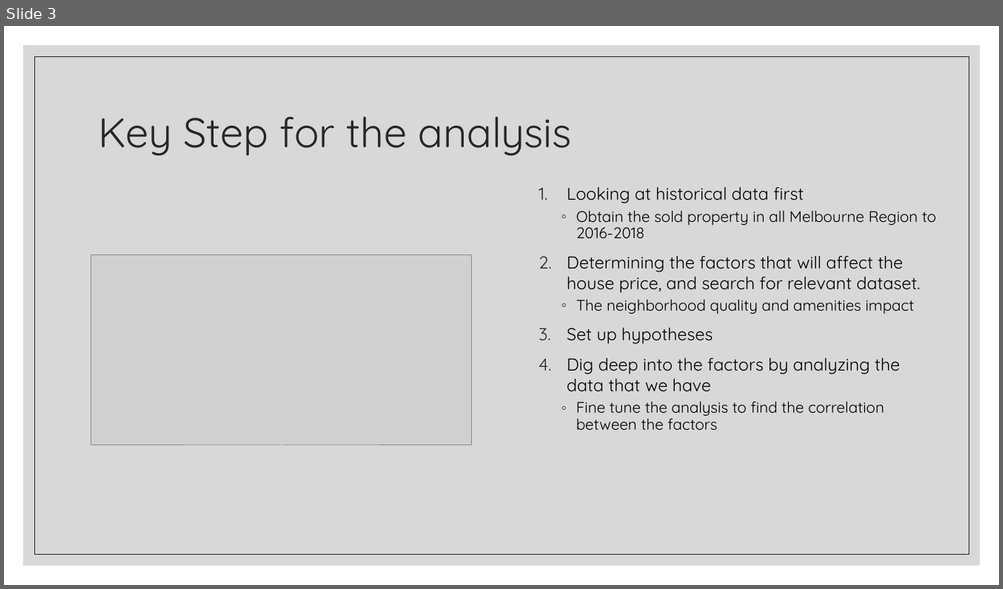
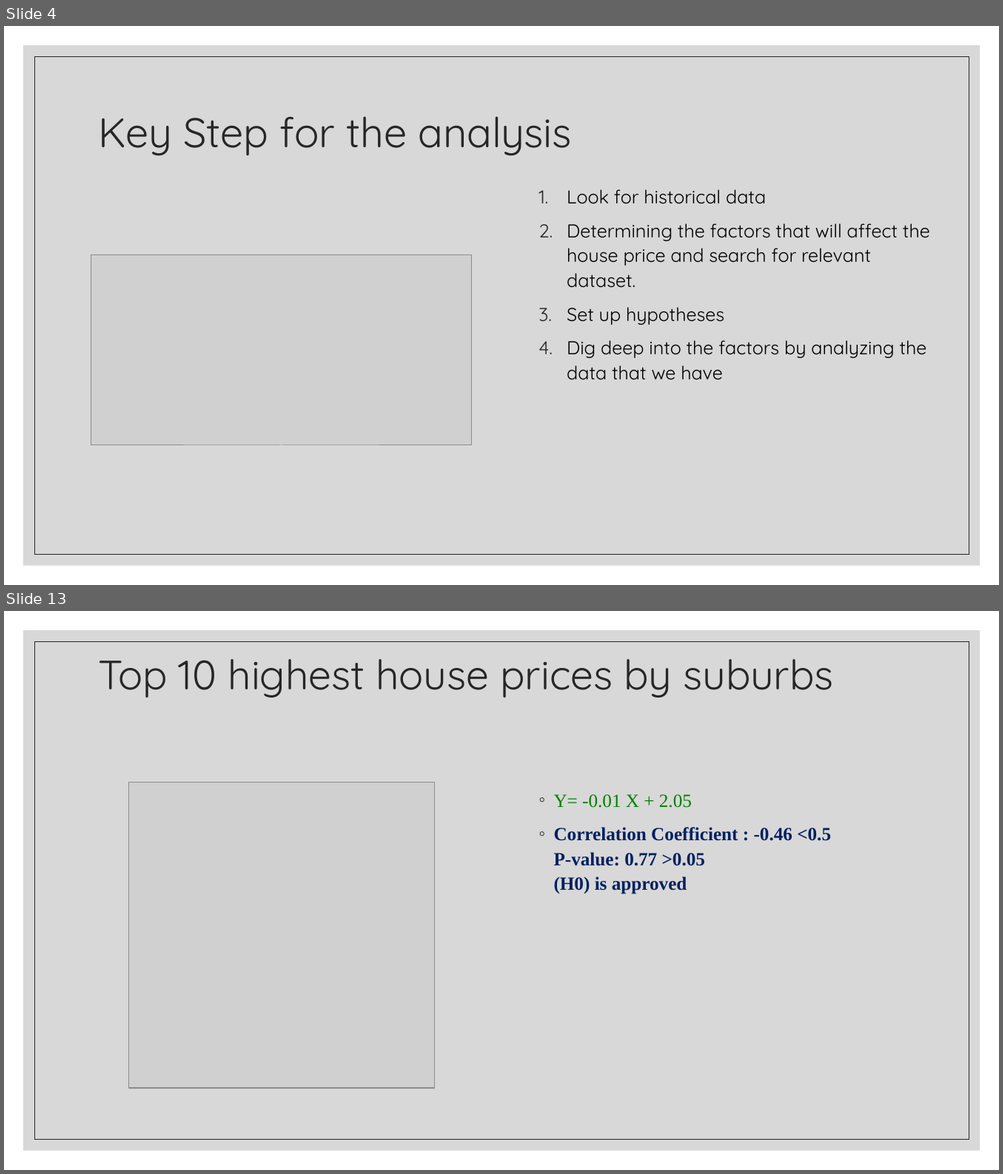
Before and after one commit to Franco1230/Data-Bootcamp-Project-1, a slide deck: Crime Rate Analysis/catherine part.pptx. Shown one above the other, each under a label of ours: slide 3 before the commit, slides 4 and 13 after it; the slides between them are not shown. The pictures are 1003x589 and 1003x1174 pixels, drawn with LibreOffice and Linux fonts; fonts in the diff are those of the drawing; grey boxes stand for pictures. Boxes give left, top, right and bottom in pixels: in the first picture for what was removed or moved away, otherwise in the second. Text is boxed around its words. In the diff, an @@ line names an element or a change of style, - is before the commit and + after.

```diff
--- a/Crime Rate Analysis/catherine part.pptx
+++ b/Crime Rate Analysis/catherine part.pptx
@@ slide 13 added at (x1=4, y1=611, x2=999, y2=1170), background #FFFFFF; not listed: 2 template elements that a slide beside it also shows @@
@@ title added at (x1=99, y1=659, x2=834, y2=698), 39.6 pt, text #262626 @@
+Top 10 highest house prices by suburbs
@@ picture added at (x1=128, y1=783, x2=435, y2=1088) @@
@@ text added at (x1=554, y1=795, x2=831, y2=894), 18 pt, text #002060, bold @@
+◦ Y= -0.01 X + 2.05
+◦ Correlation Coefficient : -0.46 <0.5
+  P-value: 0.77 >0.05
+  (H0) is approved
@@ what was slide 3 is now slide 4 @@
@@ slide 4 changed as well @@
@@ text at (x1=566, y1=190, x2=930, y2=288): text changed; size 16.6 to 18 pt @@
-1. Looking at historical data first
-  ◦ Obtain the sold property in all Melbourne Region to 2016-2018
-2. Determining the factors that will affect the house price, and search for relevant dataset.
-  ◦ The neighborhood quality and amenities impact
+1. Look for historical data
+2. Determining the factors that will affect the house price and search for relevant dataset.
@@ text at (x1=566, y1=307, x2=927, y2=380): size 16.6 to 18 pt in "Set up hypotheses", "Dig deep into the factors by analyzing ..."; line spacing 1 to 1.1 @@
@@ text at (x1=576, y1=401, x2=884, y2=430): paragraph removed @@
-  ◦ Fine tune the analysis to find the correlation between the factors
```
Also in this commit, not shown: 3 other slides changed, 22 other slides added, 5 other files.
